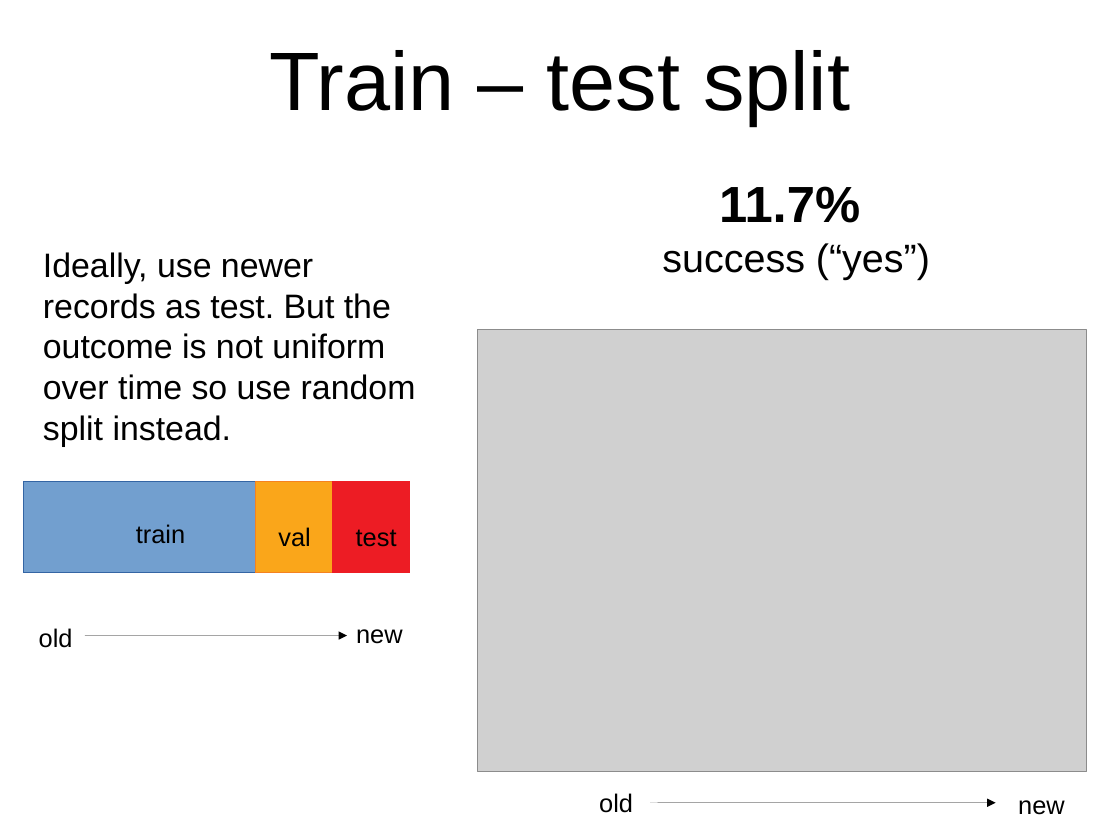
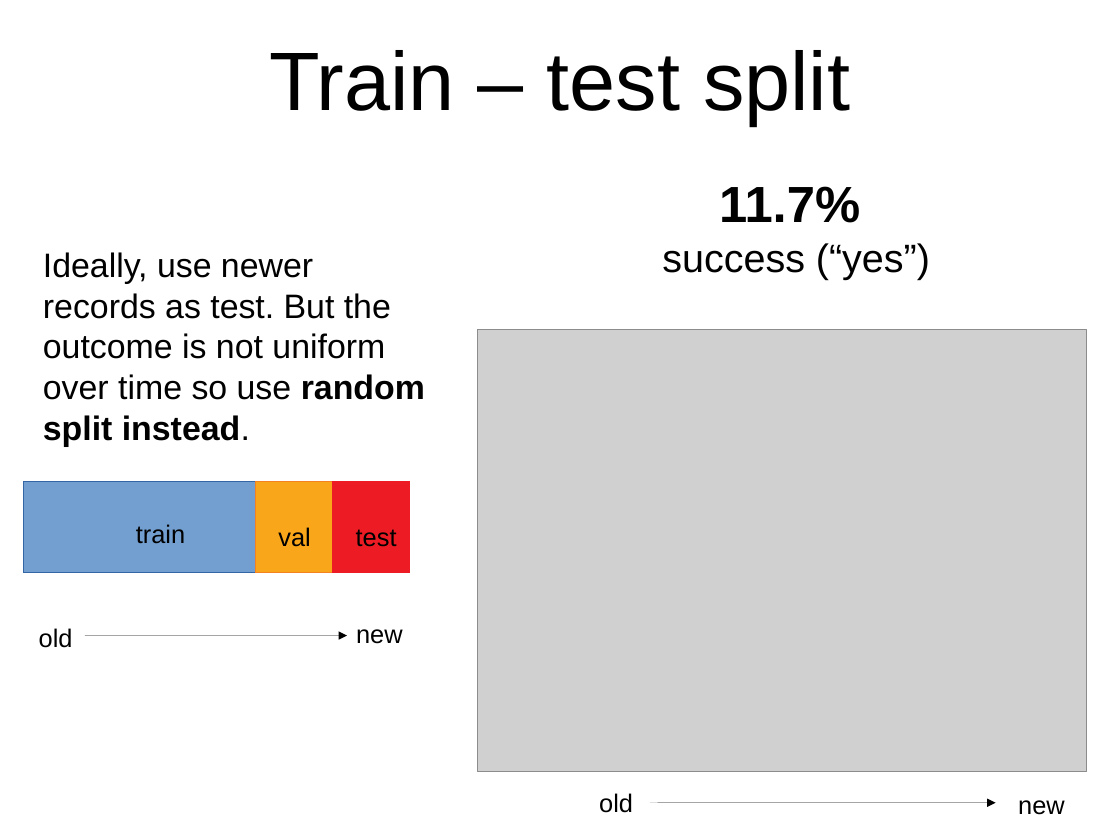
Before and after one commit to GL-Li/QL-case-study, a slide deck: slide 4 of report.odp. Drawn at 1120x840 pixels with LibreOffice and Linux fonts; fonts in the diff are those of the drawing; grey boxes stand for pictures. Boxes give left, top, right and bottom in pixels: in the first picture for what was removed or moved away, otherwise in the second. Text is boxed around its words. In the diff, an @@ line names an element or a change of style, - is before the commit and + after.

```diff
--- a/report.odp
+++ b/report.odp
@@ text at [43, 293, 425, 446]: bold on in "random split instead." @@
```
Also in this commit, not shown: 8 other slides changed, 27 other files.
